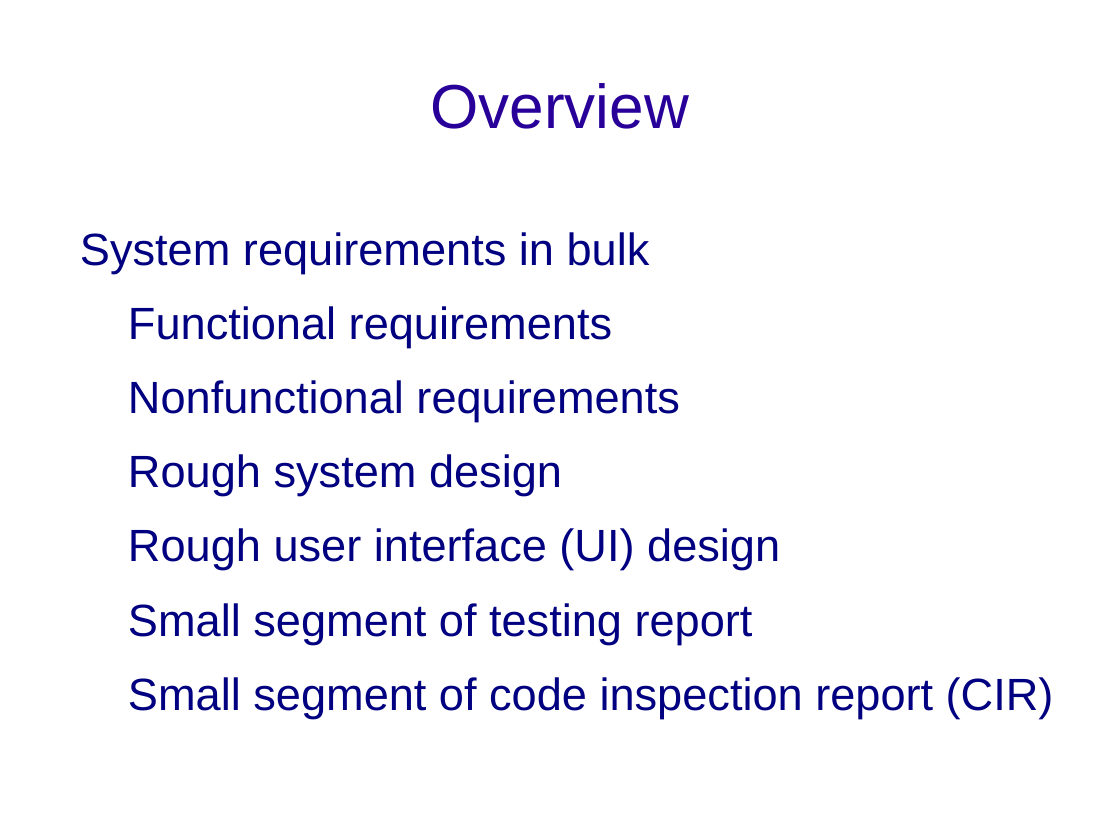
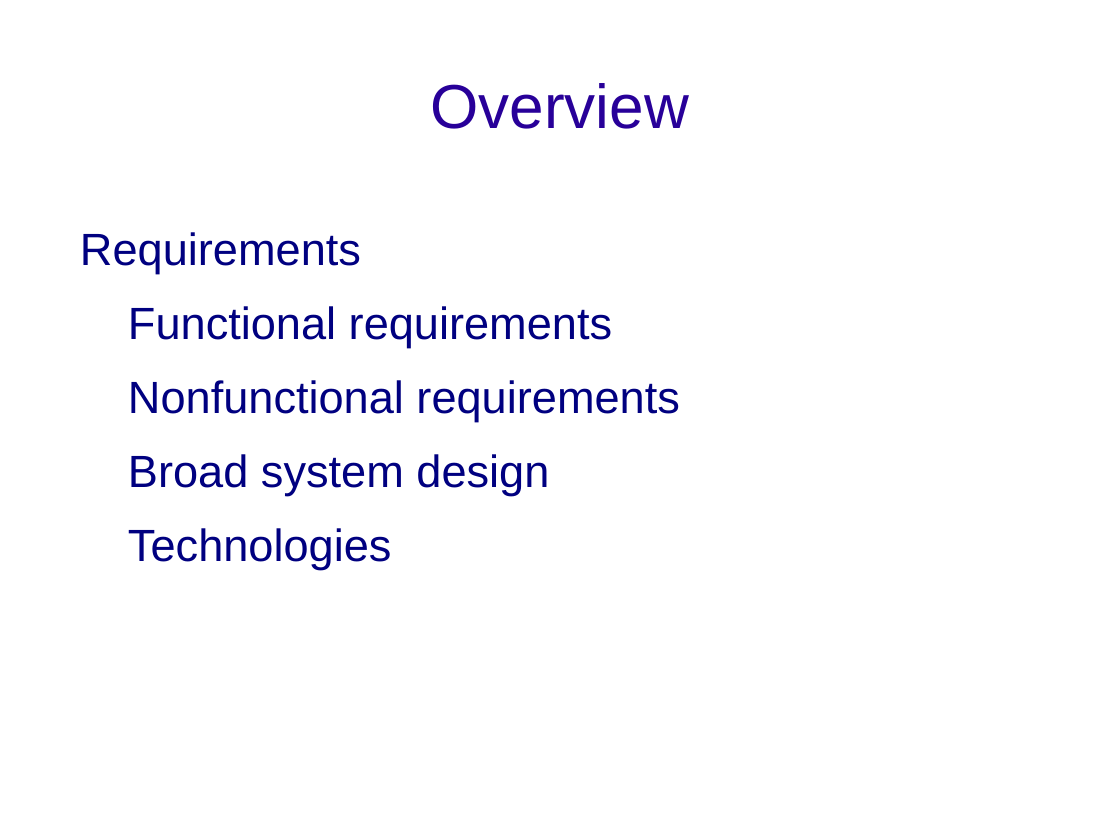
Before and after one commit to connorcook/digidiet, a slide deck: slide 2 of Presentations/demo1.odp. Drawn at 1120x840 pixels with LibreOffice and Linux fonts; fonts in the diff are those of the drawing; background and template pictures are left out. Boxes give left, top, right and bottom in pixels: in the first picture for what was removed or moved away, otherwise in the second. Text is boxed around its words. In the diff, an @@ line names an element or a change of style, - is before the commit and + after.

Commit message:
Almost complete...finished all but system design slide

```diff
--- a/Presentations/demo1.odp
+++ b/Presentations/demo1.odp
@@ text at (80,232,361,273): text changed @@
-System requirements in bulk
+Requirements
@@ text at (128,454,549,570): text changed @@
-Rough system design
-Rough user interface (UI) design
-Small segment of testing report
-Small segment of code inspection report (CIR)
+Broad system design
+Technologies
```
Also in this commit, not shown: 2 other slides changed, 5 slides added, 5 slides removed.
